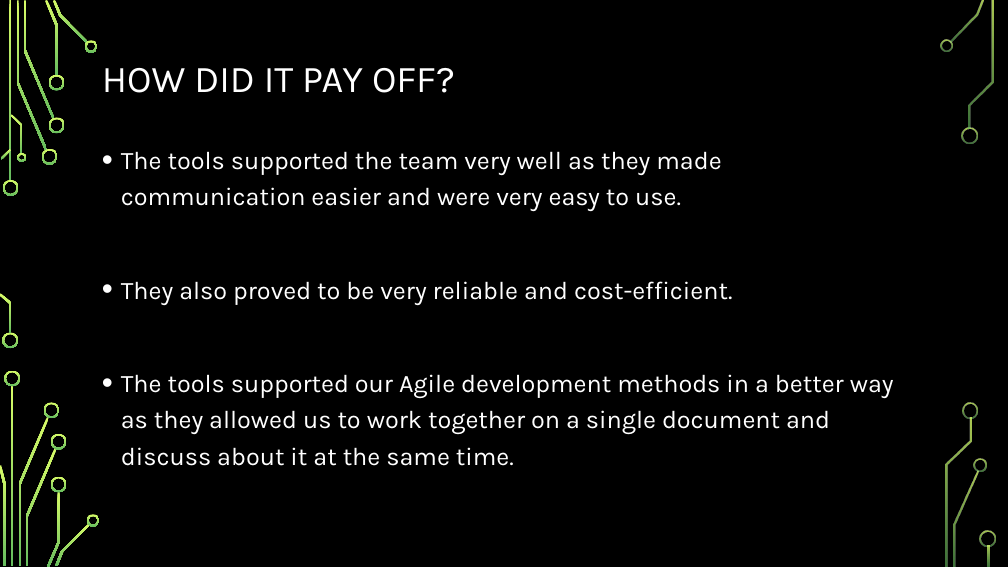
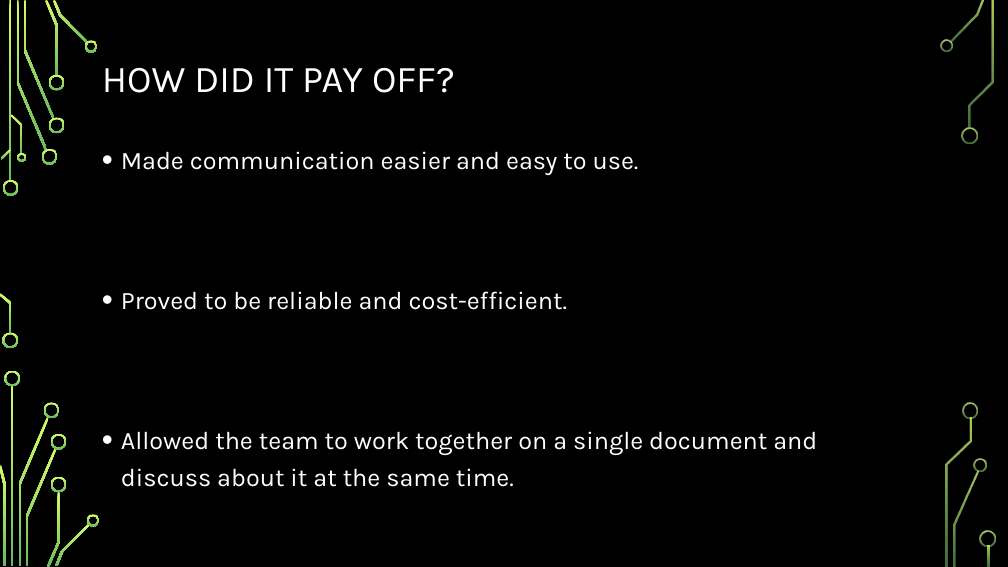
Before and after one commit to CodeBreaker707/Software-Systems-Development, a slide deck: slide 5 of Topic 9 - AE1.pptx. Drawn at 1008x567 pixels with LibreOffice and Linux fonts; fonts in the diff are those of the drawing; background and template pictures are left out. Boxes give left, top, right and bottom in pixels: in the first picture for what was removed or moved away, otherwise in the second. Text is boxed around its words. In the diff, an @@ line names an element or a change of style, - is before the commit and + after.

```diff
--- a/Topic 9 - AE1.pptx
+++ b/Topic 9 - AE1.pptx
@@ text at bbox=[121, 151, 817, 487]: text changed @@
-• The tools supported the team very well as they made communication easier and were very easy to use.
-• They also proved to be very reliable and cost-efficient.
-• The tools supported our Agile development methods in a better way as they allowed us to work together on a single document and discuss about it at the same time.
+• Made communication easier and easy to use.
+• Proved to be reliable and cost-efficient.
+• Allowed the team to work together on a single document and discuss about it at the same time.
```
Also in this commit, not shown: 5 other slides changed, 3 other files.
